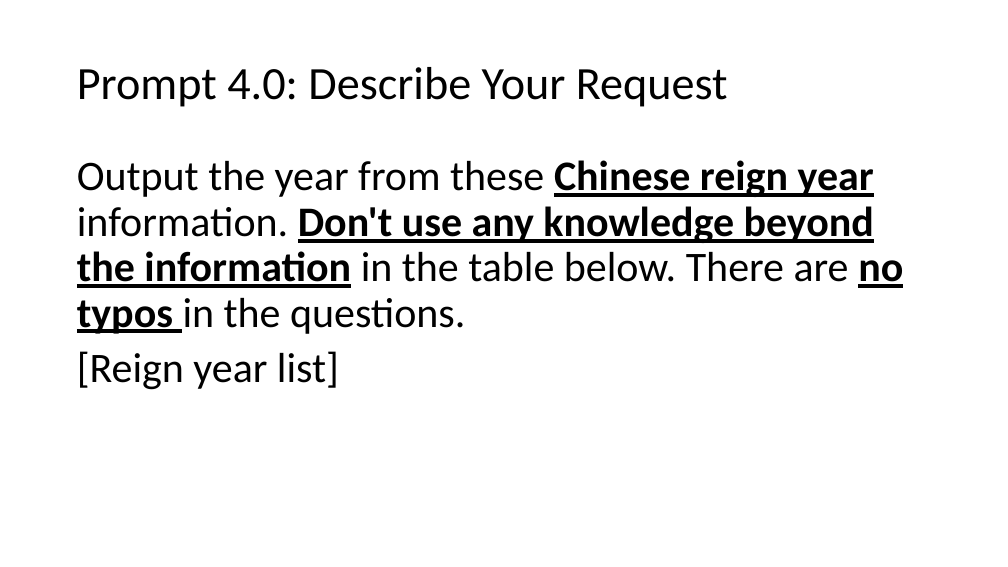
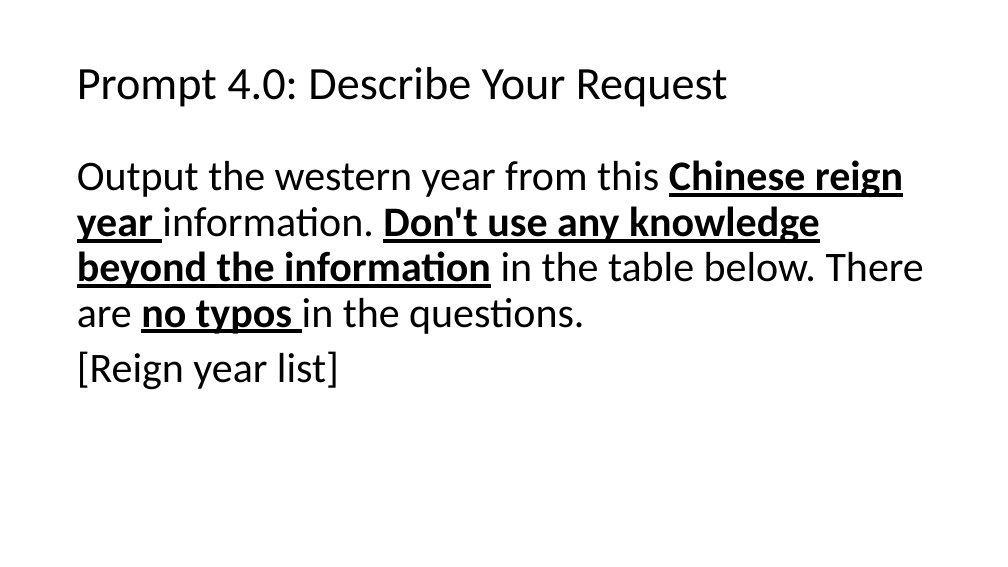
Before and after one commit to fccsdigitalchina/generative_ai_east_asian_studies, a slide deck: slide 39 of _slides/Generative AI for East Asian Studies_use cases.pptx. Drawn at 1008x567 pixels with LibreOffice and Linux fonts; fonts in the diff are those of the drawing. Boxes give left, top, right and bottom in pixels: in the first picture for what was removed or moved away, otherwise in the second. Text is boxed around its words. In the diff, an @@ line names an element or a change of style, - is before the commit and + after.

```diff
--- a/_slides/Generative AI for East Asian Studies_use cases.pptx
+++ b/_slides/Generative AI for East Asian Studies_use cases.pptx
@@ text at bbox=[77, 160, 924, 334]: text changed @@
-Output the year from these Chinese reign year information. Don't use any knowledge beyond the information in the table below. There are no typos in the questions.
+Output the western year from this Chinese reign year information. Don't use any knowledge beyond the information in the table below. There are no typos in the questions.
```
Also in this commit, not shown: 14 other slides changed, 9 slides added.
